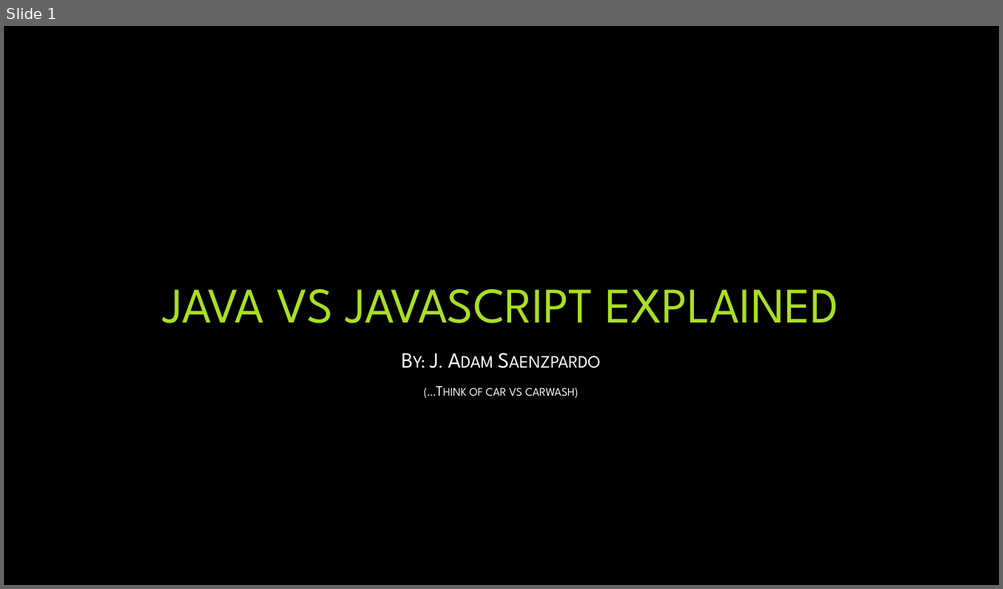
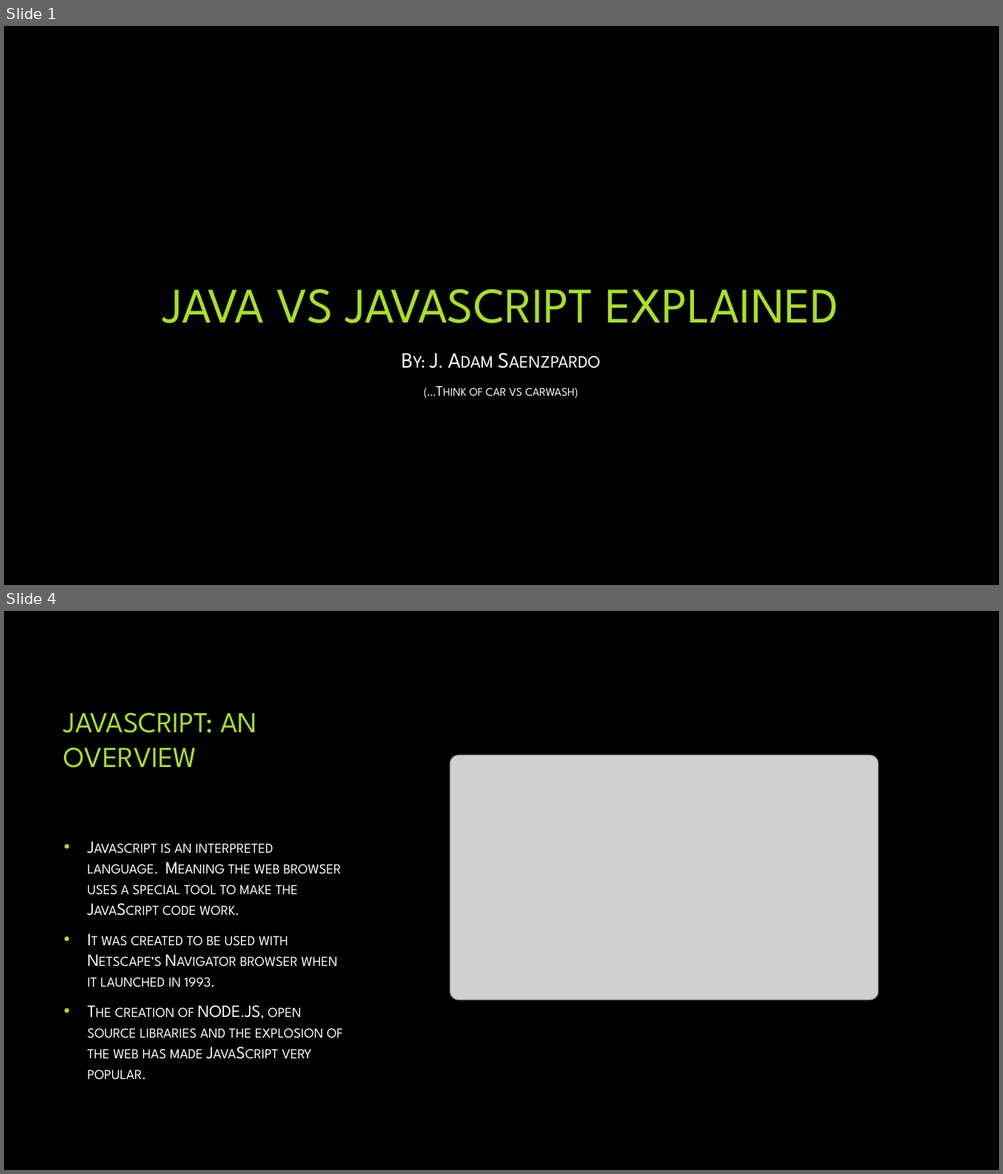
Before and after one commit to saenzpardo/WebDev, a slide deck: written_assignments/saenzpardo_Jesus_JavaScript_Presentation.pptx. Shown one above the other, each under a label of ours: slide 1 before the commit, slides 1 and 4 after it; the slides between them are not shown. The pictures are 1003x589 and 1003x1174 pixels, drawn with LibreOffice and Linux fonts; fonts in the diff are those of the drawing; grey boxes stand for pictures; background and template pictures are left out. Boxes give left, top, right and bottom in pixels: in the first picture for what was removed or moved away, otherwise in the second. Text is boxed around its words. In the diff, an @@ line names an element or a change of style, - is before the commit and + after.

Commit message:
Completed JAVA vs. JavaScript PPT

```diff
--- a/written_assignments/saenzpardo_Jesus_JavaScript_Presentation.pptx
+++ b/written_assignments/saenzpardo_Jesus_JavaScript_Presentation.pptx
@@ slide 4 added at [4,611,999,1170], background picture (left out) @@
@@ title added at [64,712,257,768], 28 pt, text #A9E023 @@
+JAVASCRIPT: AN OVERVIEW
@@ picture added at [450,755,879,999] @@
@@ text added at [88,843,343,1080], 16.6 pt, text #FFFFFF, small capitals @@
+• Javascript is an interpreted language. Meaning the web browser uses a special tool to make the JavaScript code work.
+• It was created to be used with Netscape’s Navigator browser when it launched in 1993.
+• The creation of NODE.JS, open source libraries and the explosion of the web has made JavaScript very popular.
```
Also in this commit, not shown: 1 slide changed, 7 other slides added, 2 other files.
